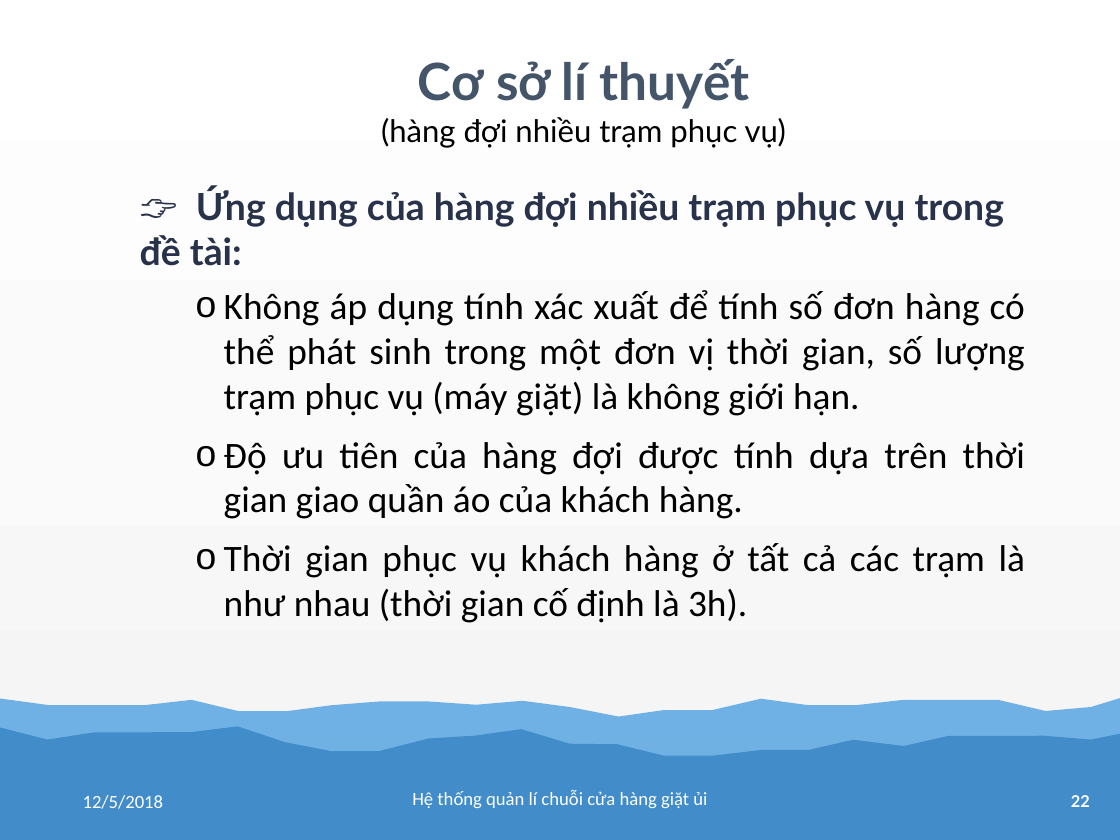
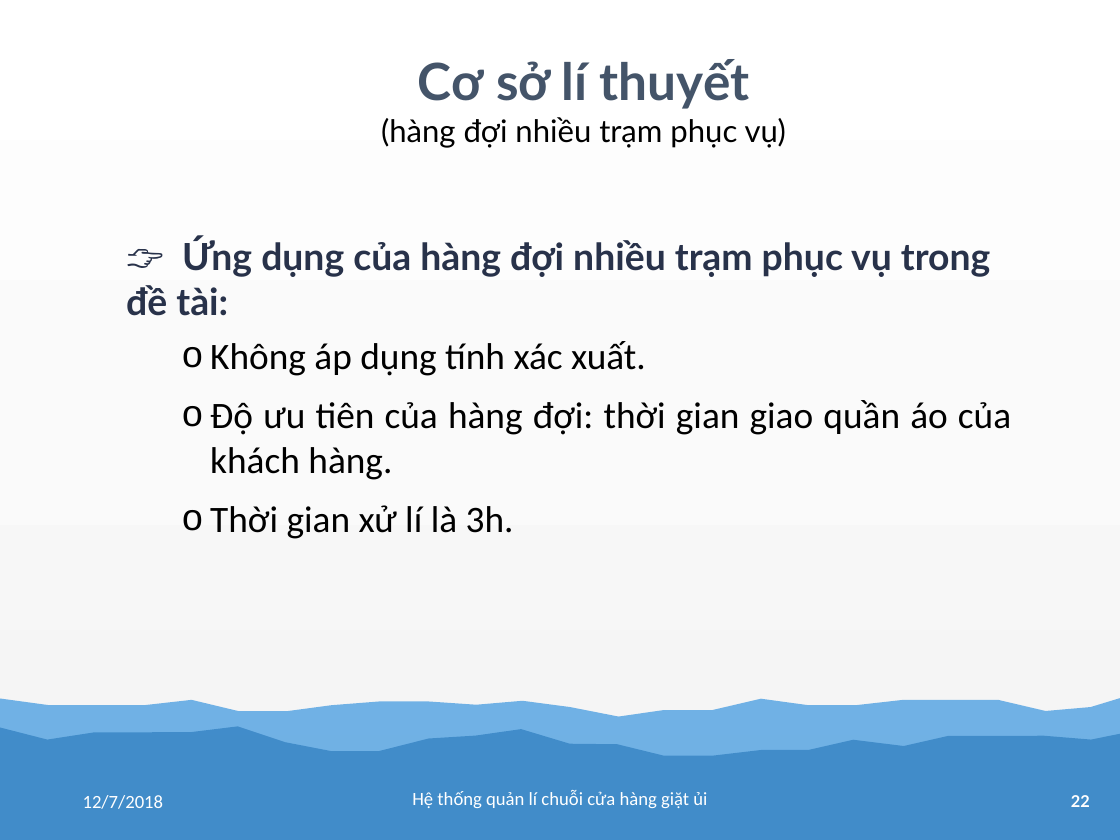
Before and after one commit to tranhoanghuan/Lu-n-v-n, a slide deck: slide 22 of baoCao/bao_cao.pptx. Drawn at 1120x840 pixels with LibreOffice and Linux fonts; fonts in the diff are those of the drawing. Boxes give left, top, right and bottom in pixels: in the first picture for what was removed or moved away, otherwise in the second. Text is boxed around its words. In the diff, an @@ line names an element or a change of style, - is before the commit and + after.

```diff
--- a/baoCao/bao_cao.pptx
+++ b/baoCao/bao_cao.pptx
@@ text "👉 Ứng dụng của hàng ...": place and size @@
-text "👉 Ứng dụng của hàng ..." at [140, 188, 1025, 623]
+text "👉 Ứng dụng của hàng ..." at [126, 238, 1011, 539]
@@ text at [210, 341, 1011, 539]: text changed @@
-    o Không áp dụng tính xác xuất để tính số đơn hàng có thể phát sinh trong một đơn vị thời gian, số lượng trạm phục vụ (máy giặt) là không giới hạn.
-    o Độ ưu tiên của hàng đợi được tính dựa trên thời gian giao quần áo của khách hàng.
-    o Thời gian phục vụ khách hàng ở tất cả các trạm là như nhau (thời gian cố định là 3h).
+    o Không áp dụng tính xác xuất.
+    o Độ ưu tiên của hàng đợi: thời gian giao quần áo của khách hàng.
+    o Thời gian xử lí là 3h.
@@ text at [83, 795, 164, 809]: text changed @@
-12/5/2018
+12/7/2018
```
Also in this commit, not shown: 33 other slides changed, 1 slide added, 3 other files.
